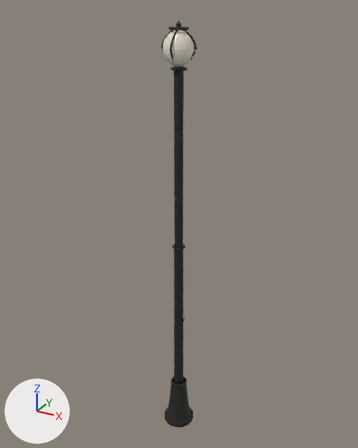
What one commit did to the glTF model models/furniture/cp_lamppost.glb.
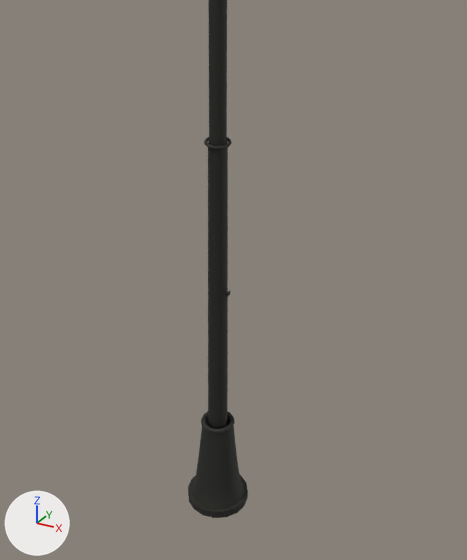
The first picture shows the older version from a 50 mm camera at (2.03, -3.68, 4.18) aimed at (-0.05, 0.1, 2.29). The close-ups show the older and then the newer version on the part from 21% to 83% of the width and 40% to 100% of the height of that picture. Only the edits that show in the close-ups are written down. The axes (+X, +Y, +Z) are drawn at lower left. The lights are the same throughout. Vertices at exactly the same position are counted once.

Objects in the first close-up: 'CP_Lamppost'.
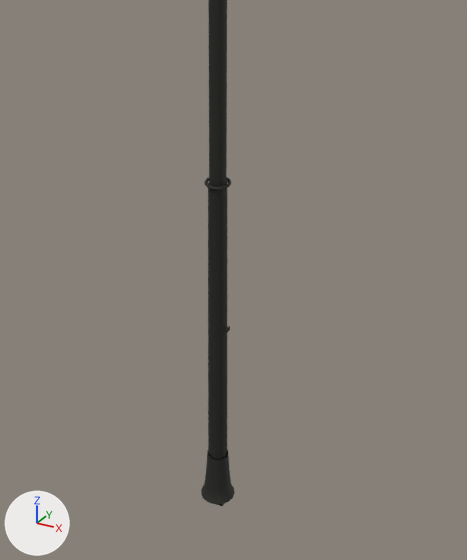
Where the change shows, as pixel boxes [x1, y1, x2, y2] in the close-ups (467 x 560 px; the box of a moved part takes in the faces that stretch with it):
'CP_Lamppost', reshaped: before [188, 0, 248, 518]; after [201, 0, 235, 506]
part 1 of me_cylinder, moved or reshaped: before [208, 142, 228, 428]; after [208, 181, 227, 459]
part 2 of me_cylinder, moved or reshaped: before [204, 137, 232, 149]; after [204, 177, 231, 190]
part 3 of me_cylinder, added: after [201, 450, 235, 505]
part 4 of me_cylinder, deleted: before [201, 411, 235, 434]
part 5 of me_cylinder, deleted: before [188, 417, 248, 518]

The change in detail:
me_cylinder is used by ob_cp_lamppost; location (0.0, 0.0, 0.0).
me_cylinder had 1720 vertices, 3236 faces and spanned x -0.16..0.16, y -0.16..0.16, z 0.0..4.07.
me_cylinder now has 1536 vertices, 2868 faces and spans x -0.16..0.16, y -0.16..0.16, z 0.0..4.06.
me_cylinder part 1: the loose piece of 240 vertices spanning x -0.05..0.05, y -0.05..0.05, z 0.5..2.1 is moved by (0.0, 0.0, -0.21).
me_cylinder part 2: the loose piece of 96 vertices spanning x -0.06..0.06, y -0.06..0.06, z 2.09..2.11 is moved by (0.0, 0.0, -0.21).
me_cylinder part 3: a new loose piece of 160 vertices spanning x -0.09..0.09, y -0.09..0.09, z 0.02..0.29, in mat_iron (dark grey #383835).
me_cylinder part 4: the loose piece of 128 vertices spanning x -0.09..0.09, y -0.09..0.09, z 0.49..0.51 is deleted.
me_cylinder part 5: 224 vertices removed from x -0.16..0.16, y -0.16..0.16, z 0.0..0.5.
Other edits to the shape of me_cylinder do not show in these pictures.
